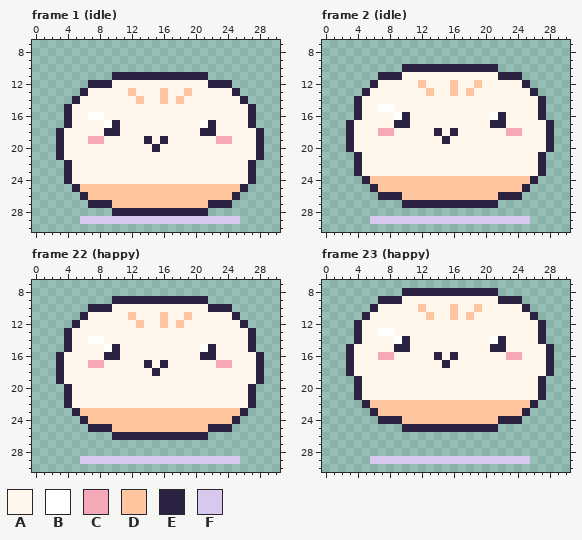
Pixel-art file: art/characters/bakery/dumpling.aseprite. Above is the file before it was changed.
32x32 pixels, 36 frames. Shown: frame 1 (idle): x 0..30, y 7..30; frame 2 (idle): x 0..30, y 7..30; frame 22 (happy): x 0..30, y 7..30; frame 23 (happy): x 0..30, y 7..30. The commit also changed other frames, which this record leaves out.
Palette (. is transparent): A #fff7ec  B #ffffff  C #f7a8b8  D #ffc59e  E #2b2140  F #d9c8ee
Pixels before, frame 1 (idle), first column x 3:
11 .......EEEEEEEEEEEE.......
12 ....EEEAAAAAAAAAAAAEEE....
13 ...EAAAAADAAADAADAAAAAE...
14 ..EAAAAAAADAADADAAAAAAAE..
15 .EAAAAAAAAAAAAAAAAAAAAAAE.
16 .EAABBAAAAAAAAAAAAAAAAAAE.
17 .EAAAABEAAAAAAAAAABEAAAAE.
18 EAAAAAEEAAAAAAAAAAEEAAAAAE
19 EAAACCAAAAAEAEAAAAAACCAAAE
20 EAAAAAAAAAAAEAAAAAAAAAAAAE
21 EAAAAAAAAAAAAAAAAAAAAAAAAE
22 .EAAAAAAAAAAAAAAAAAAAAAAE.
23 .EAAAAAAAAAAAAAAAAAAAAAAE.
24 .EAAAAAAAAAAAAAAAAAAAAAAE.
25 ..EDDDDDDDDDDDDDDDDDDDDE..
26 ...EDDDDDDDDDDDDDDDDDDE...
27 ....EEEDDDDDDDDDDDDEEE....
28 .......EEEEEEEEEEEE.......
29 ...FFFFFFFFFFFFFFFFFFFF...
Pixels before, frame 2 (idle), first column x 3:
10 .......EEEEEEEEEEEE.......
11 ....EEEAAAAAAAAAAAAEEE....
12 ...EAAAAADAAADAADAAAAAE...
13 ..EAAAAAAADAADADAAAAAAAE..
14 .EAAAAAAAAAAAAAAAAAAAAAAE.
15 .EAABBAAAAAAAAAAAAAAAAAAE.
16 .EAAAABEAAAAAAAAAABEAAAAE.
17 EAAAAAEEAAAAAAAAAAEEAAAAAE
18 EAAACCAAAAAEAEAAAAAACCAAAE
19 EAAAAAAAAAAAEAAAAAAAAAAAAE
20 EAAAAAAAAAAAAAAAAAAAAAAAAE
21 .EAAAAAAAAAAAAAAAAAAAAAAE.
22 .EAAAAAAAAAAAAAAAAAAAAAAE.
23 .EAAAAAAAAAAAAAAAAAAAAAAE.
24 ..EDDDDDDDDDDDDDDDDDDDDE..
25 ...EDDDDDDDDDDDDDDDDDDE...
26 ....EEEDDDDDDDDDDDDEEE....
27 .......EEEEEEEEEEEE.......
28 ..........................
29 ...FFFFFFFFFFFFFFFFFFFF...
Pixels before, frame 22 (happy), first column x 3:
 9 .......EEEEEEEEEEEE.......
10 ....EEEAAAAAAAAAAAAEEE....
11 ...EAAAAADAAADAADAAAAAE...
12 ..EAAAAAAADAADADAAAAAAAE..
13 .EAAAAAAAAAAAAAAAAAAAAAAE.
14 .EAABBAAAAAAAAAAAAAAAAAAE.
15 .EAAAABEAAAAAAAAAABEAAAAE.
16 EAAAAAEEAAAAAAAAAAEEAAAAAE
17 EAAACCAAAAAEAEAAAAAACCAAAE
18 EAAAAAAAAAAAEAAAAAAAAAAAAE
19 EAAAAAAAAAAAAAAAAAAAAAAAAE
20 .EAAAAAAAAAAAAAAAAAAAAAAE.
21 .EAAAAAAAAAAAAAAAAAAAAAAE.
22 .EAAAAAAAAAAAAAAAAAAAAAAE.
23 ..EDDDDDDDDDDDDDDDDDDDDE..
24 ...EDDDDDDDDDDDDDDDDDDE...
25 ....EEEDDDDDDDDDDDDEEE....
26 .......EEEEEEEEEEEE.......
27 ..........................
28 ..........................
29 ...FFFFFFFFFFFFFFFFFFFF...
Pixels before, frame 23 (happy), first column x 3:
 8 .......EEEEEEEEEEEE.......
 9 ....EEEAAAAAAAAAAAAEEE....
10 ...EAAAAADAAADAADAAAAAE...
11 ..EAAAAAAADAADADAAAAAAAE..
12 .EAAAAAAAAAAAAAAAAAAAAAAE.
13 .EAABBAAAAAAAAAAAAAAAAAAE.
14 .EAAAABEAAAAAAAAAABEAAAAE.
15 EAAAAAEEAAAAAAAAAAEEAAAAAE
16 EAAACCAAAAAEAEAAAAAACCAAAE
17 EAAAAAAAAAAAEAAAAAAAAAAAAE
18 EAAAAAAAAAAAAAAAAAAAAAAAAE
19 .EAAAAAAAAAAAAAAAAAAAAAAE.
20 .EAAAAAAAAAAAAAAAAAAAAAAE.
21 .EAAAAAAAAAAAAAAAAAAAAAAE.
22 ..EDDDDDDDDDDDDDDDDDDDDE..
23 ...EDDDDDDDDDDDDDDDDDDE...
24 ....EEEDDDDDDDDDDDDEEE....
25 .......EEEEEEEEEEEE.......
26 ..........................
27 ..........................
28 ..........................
29 ...FFFFFFFFFFFFFFFFFFFF...
After the commit:
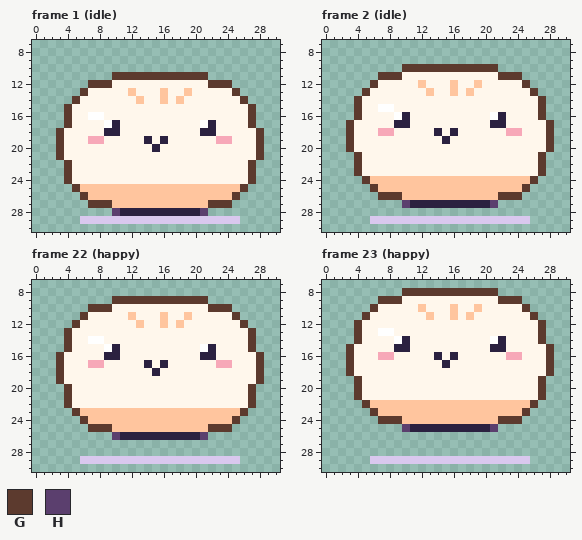
Colours new in this view: G #5c3a2e  H #5b3f6e
Changes in this commit:
Frame 1 (idle), layer "pet":
Colour E becomes colour G in row 11 at x 10 to 21; in row 12 at x 7 to 9 and 22 to 24; in row 13 at x 6 and 25; in row 14 at x 5 and 26; in rows 15 to 17 at x 4 and 27; in rows 18 to 21 at x 3 and 28.
Colour E becomes colour G in rows 22 to 24 at x 4 and 27; in row 25 at x 5 and 26; in row 26 at x 6 and 25; in row 27 at x 7 to 9 and 22 to 24.
Colour E becomes colour H in row 28 at x 10 and 21.
Frame 2 (idle), layer "pet":
Colour E becomes colour G in row 10 at x 10 to 21; in row 11 at x 7 to 9 and 22 to 24; in row 12 at x 6 and 25; in row 13 at x 5 and 26; in rows 14 to 16 at x 4 and 27; in rows 17 to 20 at x 3 and 28.
Colour E becomes colour G in rows 21 to 23 at x 4 and 27; in row 24 at x 5 and 26; in row 25 at x 6 and 25; in row 26 at x 7 to 9 and 22 to 24.
Colour E becomes colour H in row 27 at x 10 and 21.
Frame 22 (happy), layer "pet":
Colour E becomes colour G in row 9 at x 10 to 21; in row 10 at x 7 to 9 and 22 to 24; in row 11 at x 6 and 25; in row 12 at x 5 and 26; in rows 13 to 15 at x 4 and 27; in rows 16 to 19 at x 3 and 28.
Colour E becomes colour G in rows 20 to 22 at x 4 and 27; in row 23 at x 5 and 26; in row 24 at x 6 and 25; in row 25 at x 7 to 9 and 22 to 24.
Colour E becomes colour H in row 26 at x 10 and 21.
Frame 23 (happy), layer "pet":
Colour E becomes colour G in row 8 at x 10 to 21; in row 9 at x 7 to 9 and 22 to 24; in row 10 at x 6 and 25; in row 11 at x 5 and 26; in rows 12 to 14 at x 4 and 27; in rows 15 to 18 at x 3 and 28.
Colour E becomes colour G in rows 19 to 21 at x 4 and 27; in row 22 at x 5 and 26; in row 23 at x 6 and 25; in row 24 at x 7 to 9 and 22 to 24.
Colour E becomes colour H in row 25 at x 10 and 21.
Changed places in both pictures, as pixel boxes (x1, y1, x2, y2):
changed: (56, 72, 264, 216)
changed: (346, 64, 554, 208)
changed: (56, 296, 264, 440)
changed: (346, 288, 554, 432)
